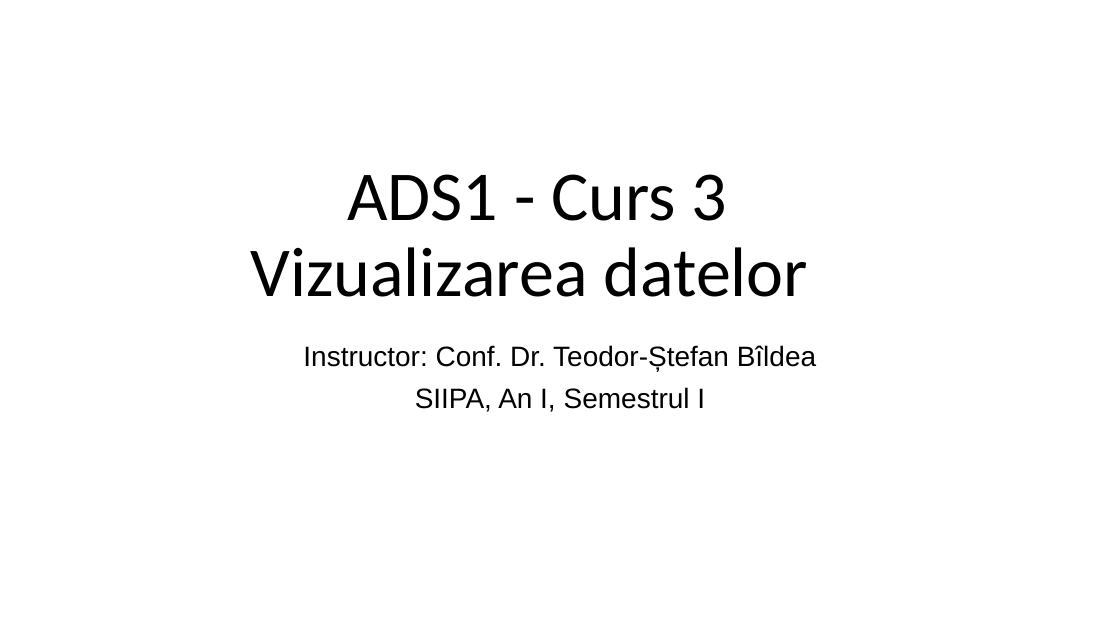
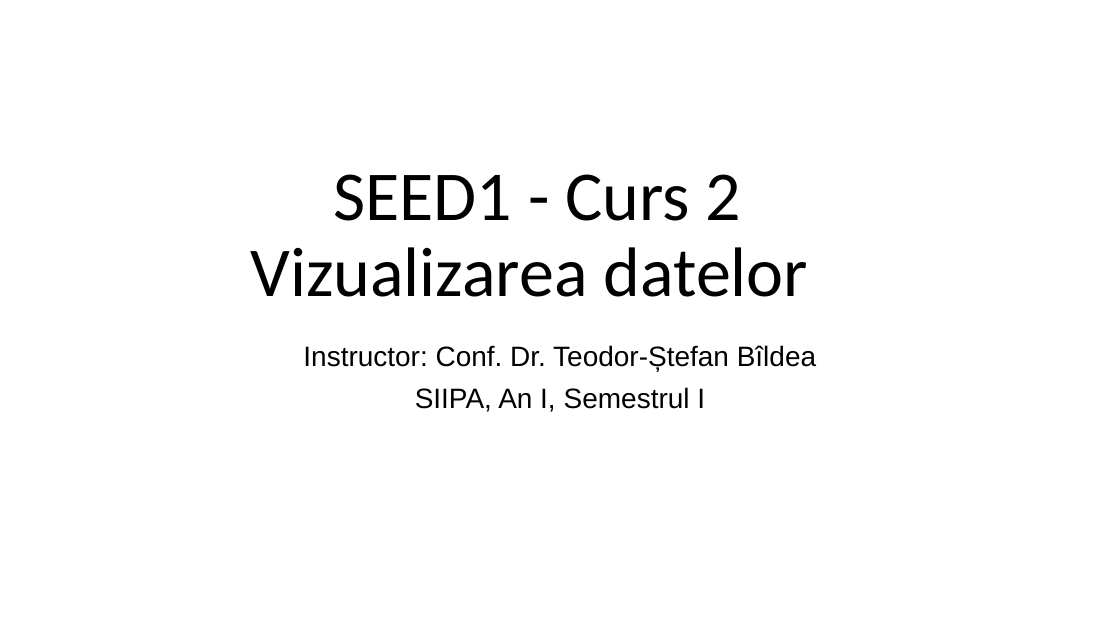
Before and after one commit to sbildea/SEED, a slide deck: slide 1 of cursuri/02-explorare-vizualizare/curs-02-vizualizarea-datelor.pptx. Drawn at 1120x630 pixels with LibreOffice and Linux fonts; fonts in the diff are those of the drawing; background and template pictures are left out. Boxes give left, top, right and bottom in pixels: in the first picture for what was removed or moved away, otherwise in the second. Text is boxed around its words. In the diff, an @@ line names an element or a change of style, - is before the commit and + after.

```diff
--- a/cursuri/02-explorare-vizualizare/curs-02-vizualizarea-datelor.pptx
+++ b/cursuri/02-explorare-vizualizare/curs-02-vizualizarea-datelor.pptx
@@ title at [251, 174, 808, 297]: text changed @@
-ADS1 - Curs 3
-Vizualizarea datelor
+SEED1 - Curs 2
+Vizualizarea datelor
```
Also in this commit, not shown: 1 other slide changed, 48 other files.
